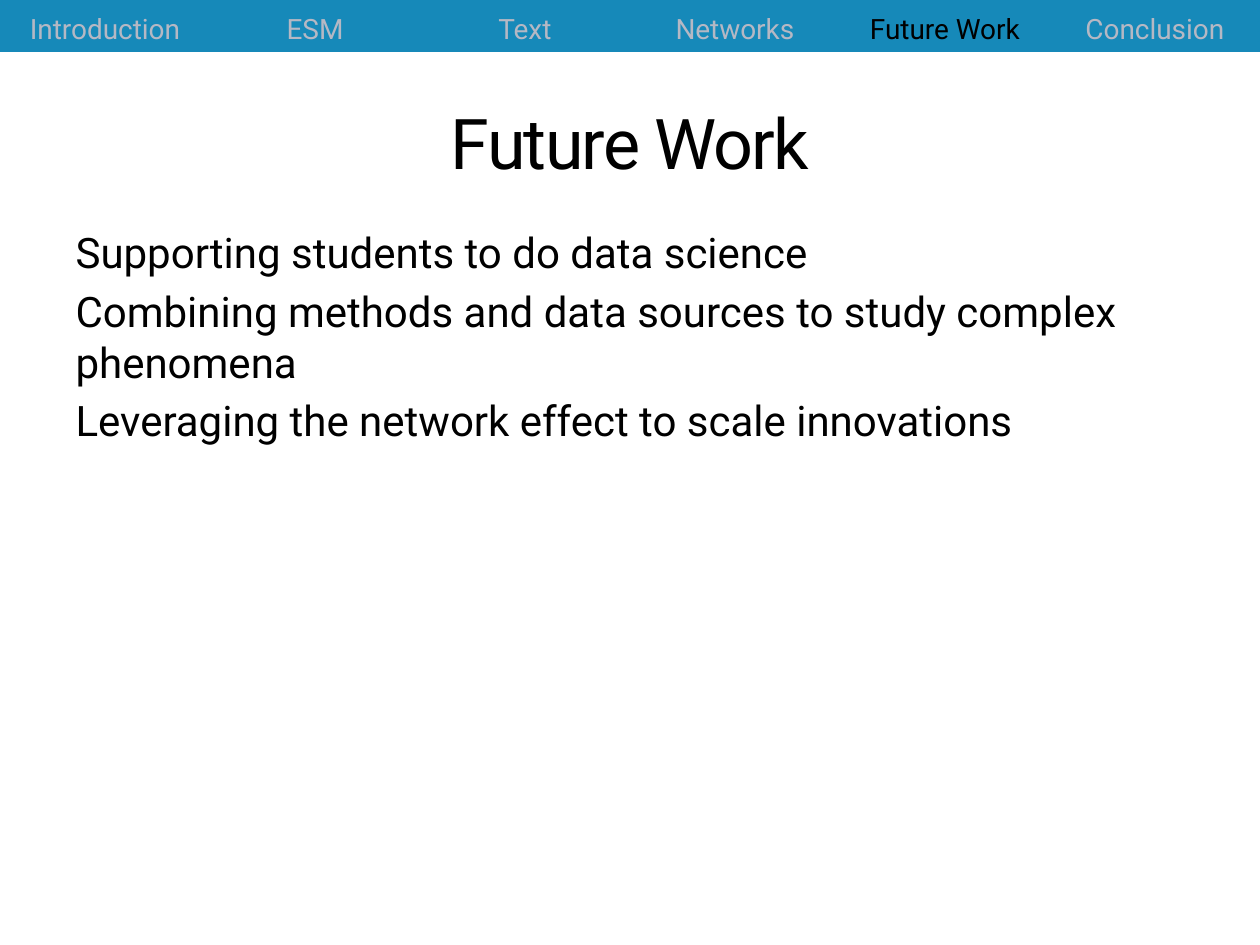
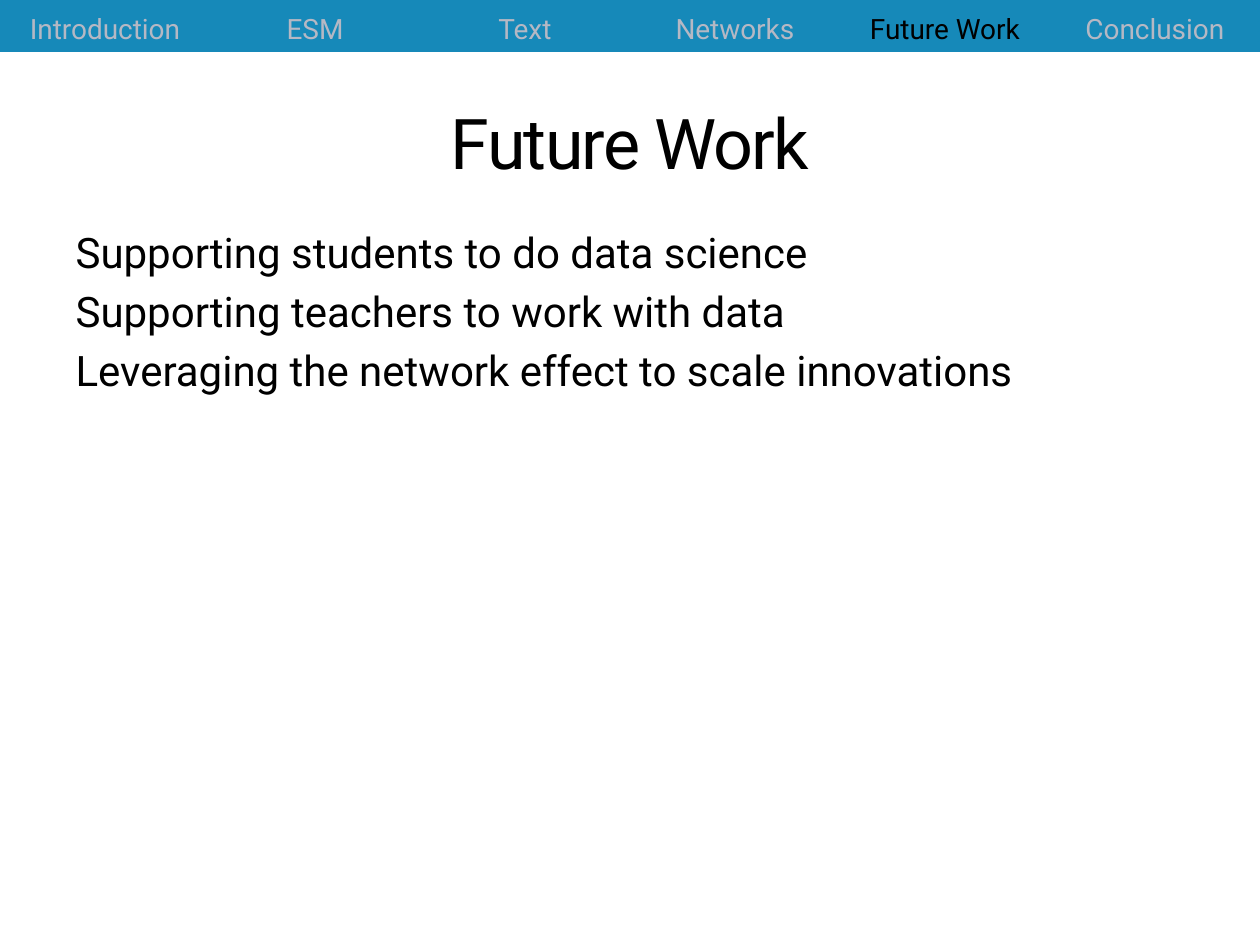
Before and after one commit to jrosen48/job-talk, a slide deck: slide 49 of 2018-1-16-Rosenberg-UT-Knoxville-talk.pptx (slide 43 before the commit). Drawn at 1260x945 pixels with LibreOffice and Linux fonts; fonts in the diff are those of the drawing. Boxes give left, top, right and bottom in pixels: in the first picture for what was removed or moved away, otherwise in the second. Text is boxed around its words. In the diff, an @@ line names an element or a change of style, - is before the commit and + after.

```diff
--- a/2018-1-16-Rosenberg-UT-Knoxville-talk.pptx
+++ b/2018-1-16-Rosenberg-UT-Knoxville-talk.pptx
@@ text at [76,295,785,336]: text changed @@
-Combining methods and data sources to study complex phenomena
+Supporting teachers to work with data
```
Also in this commit, not shown: 13 other slides changed, 6 slides added, 1 slide removed, 4 other files.
